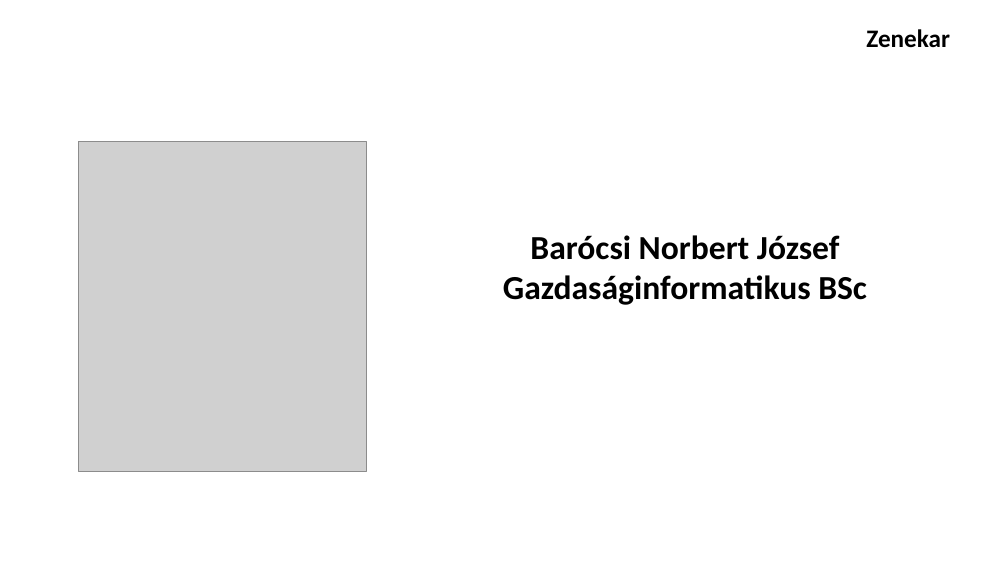
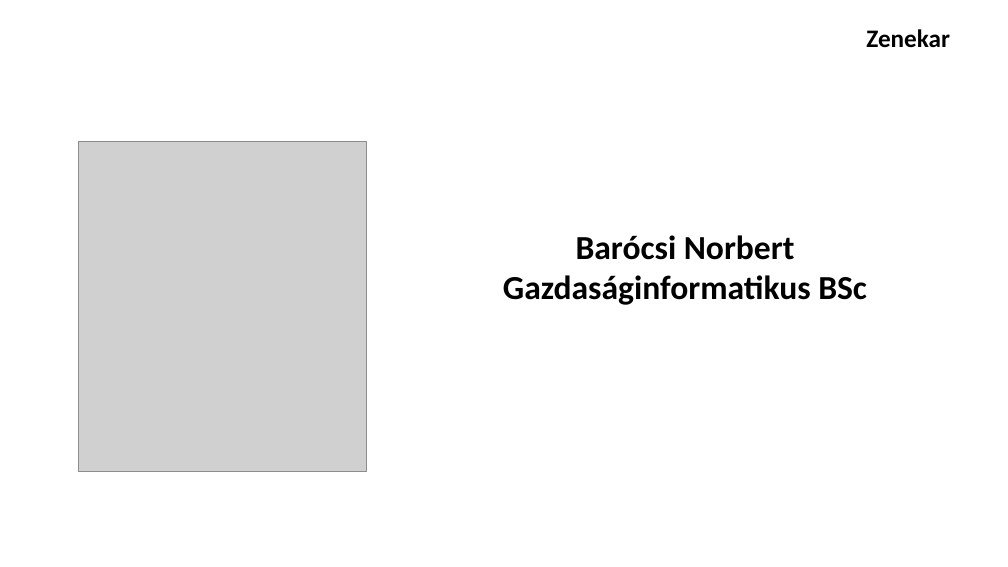
Before and after one commit to schonherz-java-ee-2016-summer/project, a slide deck: slide 2 of presentations/band/Barocsi_Norbert/prezi_JAVA_EE_barocsi_norbert.pptx. Drawn at 1008x567 pixels with LibreOffice and Linux fonts; fonts in the diff are those of the drawing; grey boxes stand for pictures; background and template pictures are left out. Boxes give left, top, right and bottom in pixels: in the first picture for what was removed or moved away, otherwise in the second. Text is boxed around its words. In the diff, an @@ line names an element or a change of style, - is before the commit and + after.

Commit message:
Modified my presentation.

```diff
--- a/presentations/band/Barocsi_Norbert/prezi_JAVA_EE_barocsi_norbert.pptx
+++ b/presentations/band/Barocsi_Norbert/prezi_JAVA_EE_barocsi_norbert.pptx
@@ text at bbox=[503, 235, 867, 305]: text changed @@
-Barócsi Norbert József
-Gazdaságinformatikus BSc
+Barócsi Norbert
+Gazdaságinformatikus BSc
```
Also in this commit, not shown: 3 other slides changed.
